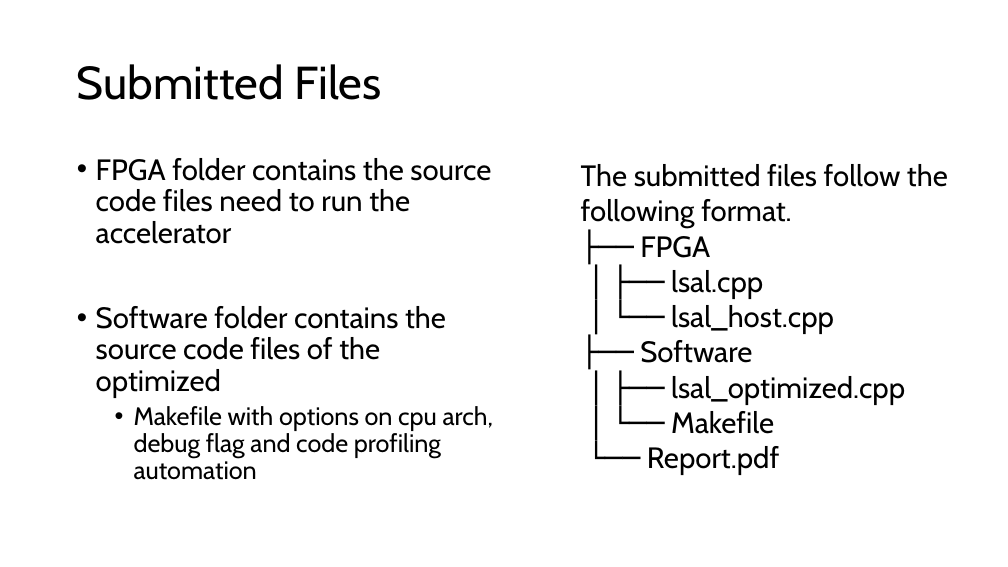
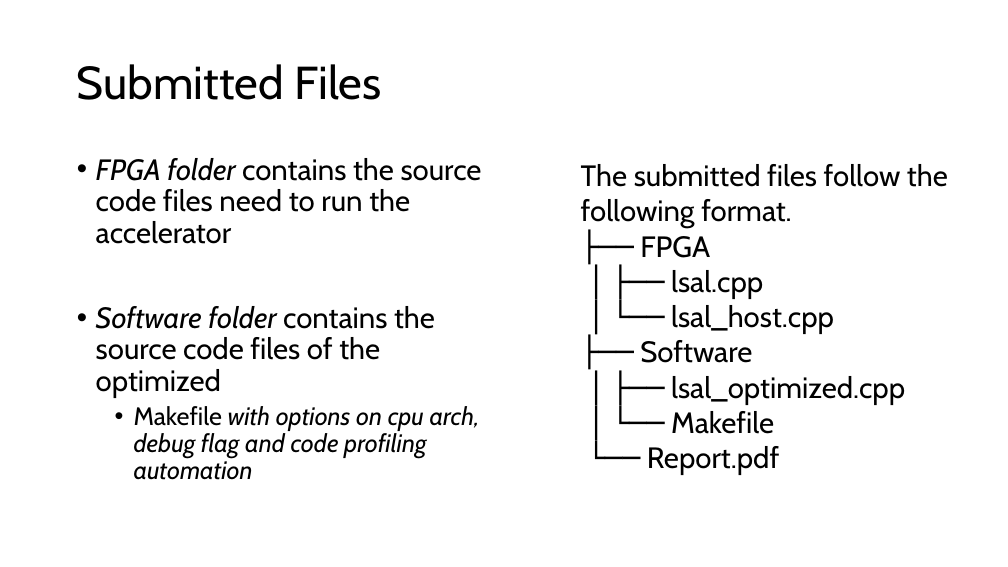
Before and after one commit to Embedded-Systems-2023-24/Embedded-Systems, a slide deck: slide 4 of lab3/lsal/Lab3 Presentation.pptx. Drawn at 1008x567 pixels with LibreOffice and Linux fonts; fonts in the diff are those of the drawing. Boxes give left, top, right and bottom in pixels: in the first picture for what was removed or moved away, otherwise in the second. Text is boxed around its words. In the diff, an @@ line names an element or a change of style, - is before the commit and + after.

```diff
--- a/lab3/lsal/Lab3 Presentation.pptx
+++ b/lab3/lsal/Lab3 Presentation.pptx
@@ text "FPGA folder contains the source ..." at <box>96,158,482,480</box>: italic on in "FPGA folder", "Software folder", "with options on cpu arch, debug flag ..." @@
```
Also in this commit, not shown: 4 other slides changed, 1 slide added, 1 slide removed, 5 other files.
